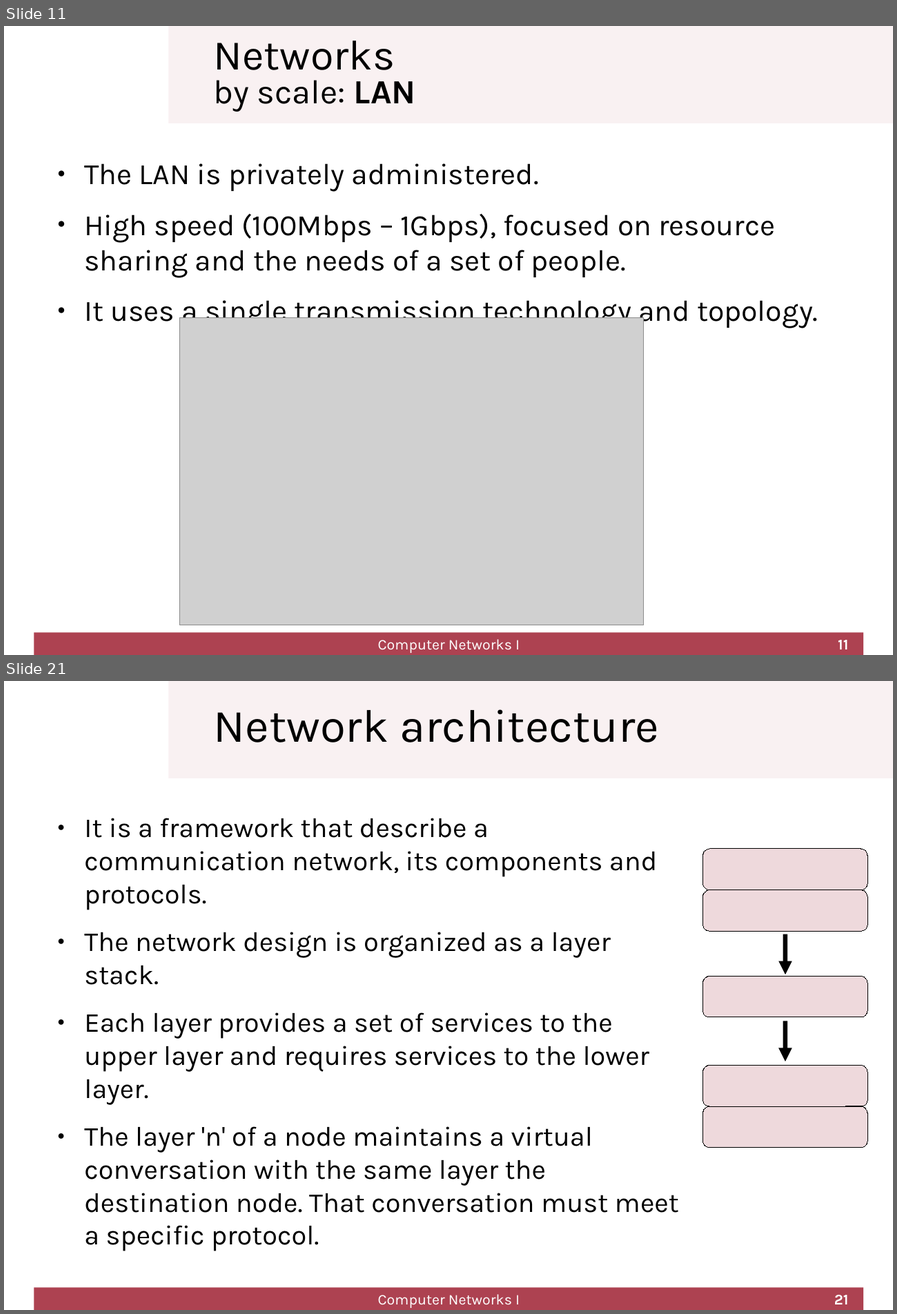
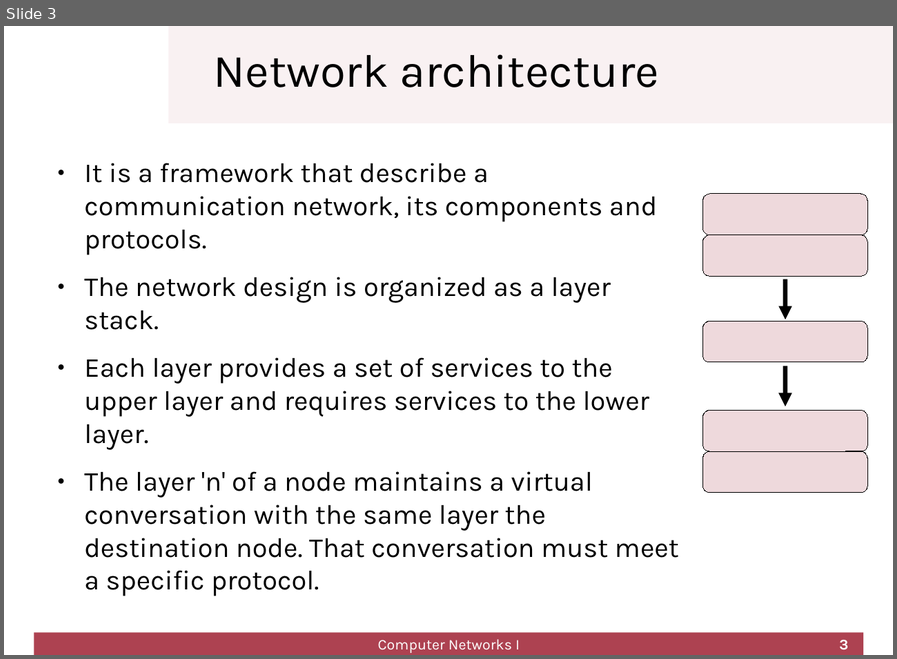
Before and after one commit to cletomartin/redes1, a slide deck: slides/architecture.odp. Shown one above the other, each under a label of ours: slides 11 and 21 before the commit, slide 3 after it; the slides between them are not shown. The pictures are 897x1314 and 897x659 pixels, drawn with LibreOffice and Linux fonts; fonts in the diff are those of the drawing; grey boxes stand for pictures; background and template pictures are left out. Boxes give left, top, right and bottom in pixels: in the first picture for what was removed or moved away, otherwise in the second. Text is boxed around its words. In the diff, an @@ line names an element or a change of style, - is before the commit and + after.

```diff
--- a/slides/architecture.odp
+++ b/slides/architecture.odp
@@ slide 11 removed at [4, 26, 893, 655], background #FFFFFF; not listed: 2 template elements that a slide beside it also shows @@
@@ title removed at [214, 40, 416, 112] @@
-Networks
-by scale: LAN
@@ text removed at [84, 163, 818, 329] @@
-● The LAN is privately administered.
-● High speed (100Mbps – 1Gbps), focused on resource sharing and the needs of a set of people.
-● It uses a single transmission technology and topology.
@@ picture removed at [180, 318, 644, 625] @@
@@ text removed at [378, 639, 519, 653] @@
-Computer Networks I
@@ page number removed at [838, 639, 848, 649] @@
-11
@@ what was slide 21 is now slide 3 @@
@@ page number at [839, 639, 848, 650]: text changed @@
-21
+3
```
Also in this commit, not shown: 3 slides changed, 17 other slides removed, 3 other files.
